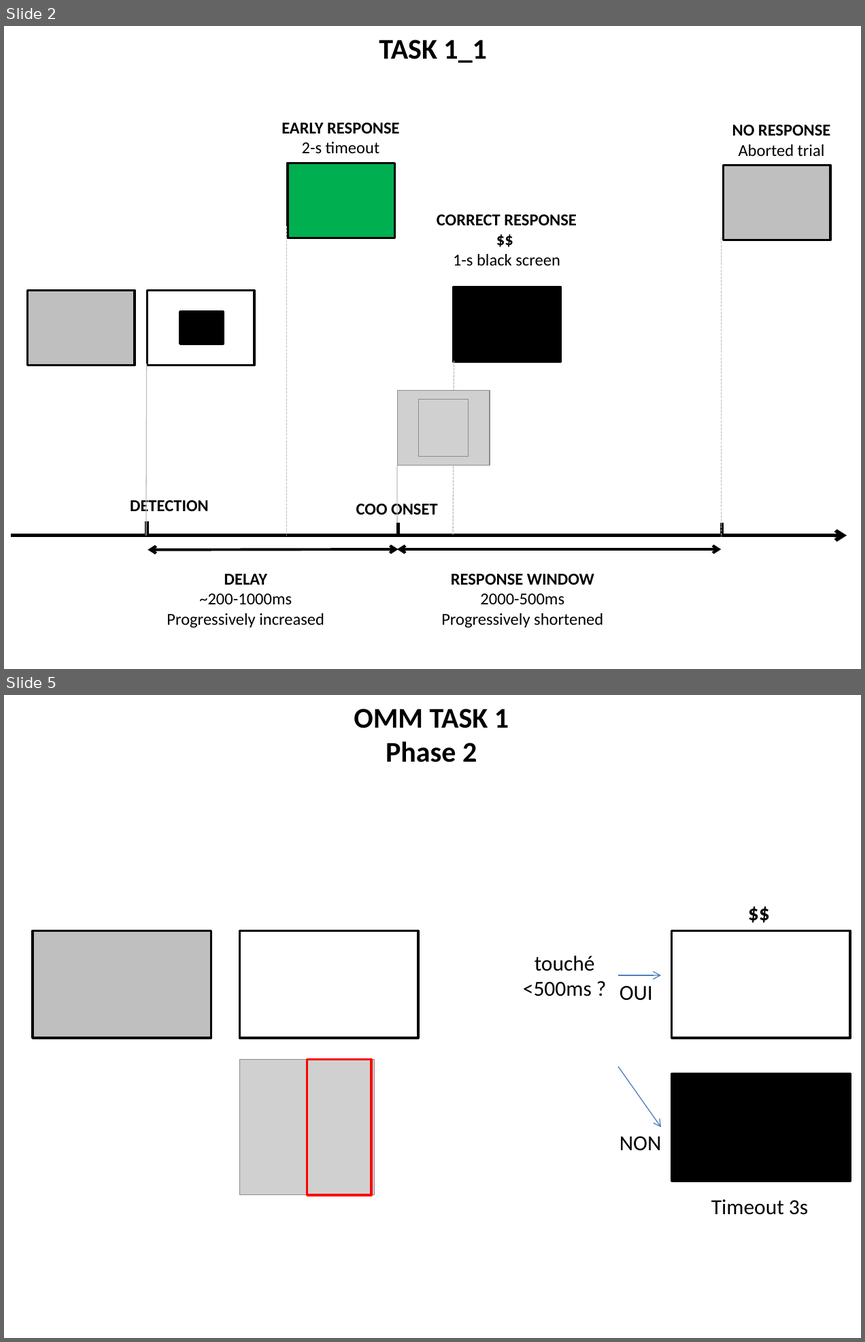
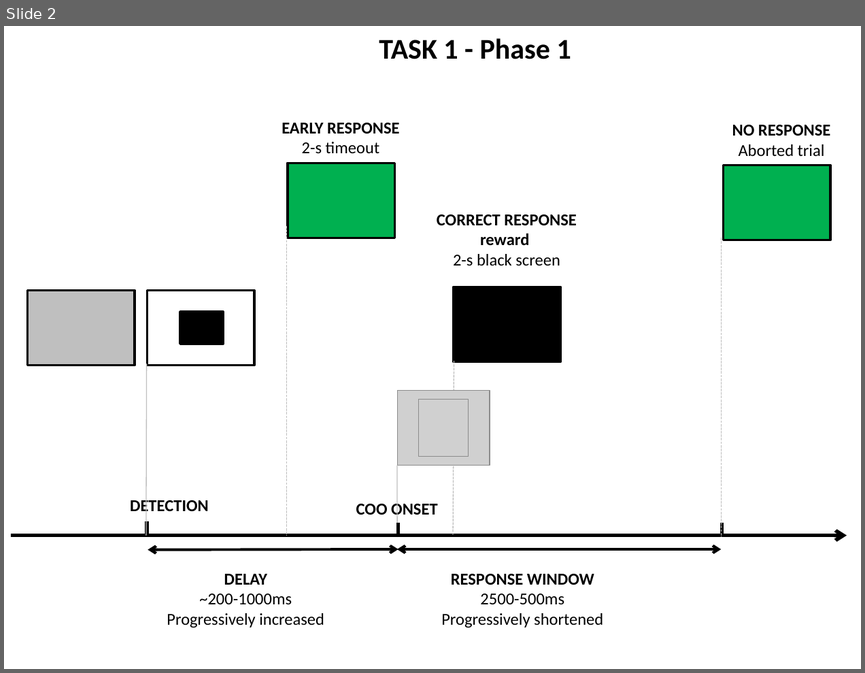
Before and after one commit to pascalbelin/OMM, a slide deck: OMM-Task1.pptx. Shown one above the other, each under a label of ours: slides 2 and 5 before the commit, slide 2 after it; the slides between them are not shown. The pictures are 865x1342 and 865x673 pixels, drawn with LibreOffice and Linux fonts; fonts in the diff are those of the drawing; grey boxes stand for pictures. Boxes give left, top, right and bottom in pixels: in the first picture for what was removed or moved away, otherwise in the second. Text is boxed around its words. In the diff, an @@ line names an element or a change of style, - is before the commit and + after.

```diff
--- a/OMM-Task1.pptx
+++ b/OMM-Task1.pptx
@@ slide 5 removed at (4,695,861,1338), background #FFFFFF @@
@@ text removed at (354,709,509,762) @@
-OMM TASK 1
-Phase 2
@@ rectangle removed at (33,930,211,1038) @@
@@ rectangle removed at (239,930,418,1038) @@
@@ text removed at (523,955,595,996) @@
-touché
-<500ms ?
@@ group removed at (618,895,850,1038): 2 texts, 1 rectangle, 1 arrow @@
-$$
-OUI
@@ picture removed at (239,1059,374,1195) @@
@@ rectangle removed at (307,1059,372,1195) @@
@@ group removed at (618,1066,850,1215): 2 texts, 1 rectangle, 1 arrow @@
-NON
-Timeout 3s
@@ slide 2 changed as well @@
@@ text at (379,38,571,59): text changed @@
-TASK 1_1
+TASK 1 - Phase 1
@@ rectangle at (723,165,830,240): fill #BFBFBF to #00B050 @@
@@ text at (453,233,560,266): text changed @@
-$$
-1-s black screen
+reward
+2-s black screen
@@ text at (480,593,564,604): text changed @@
-2000-500ms
+2500-500ms
```
Also in this commit, not shown: 1 other slide changed, 1 slide added, 2 other slides removed, 8 other files.
